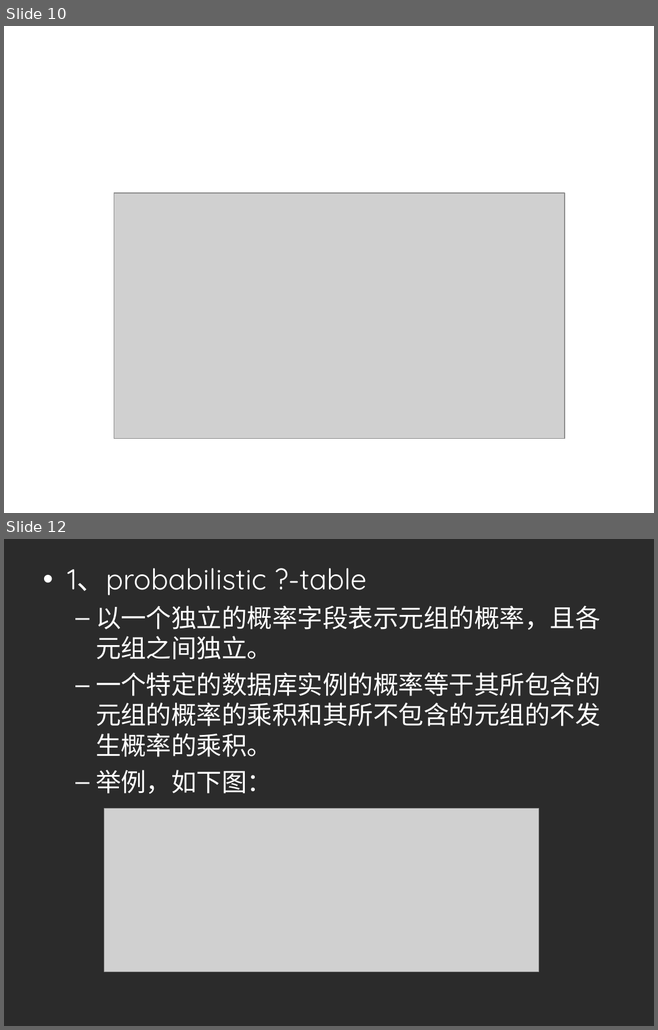
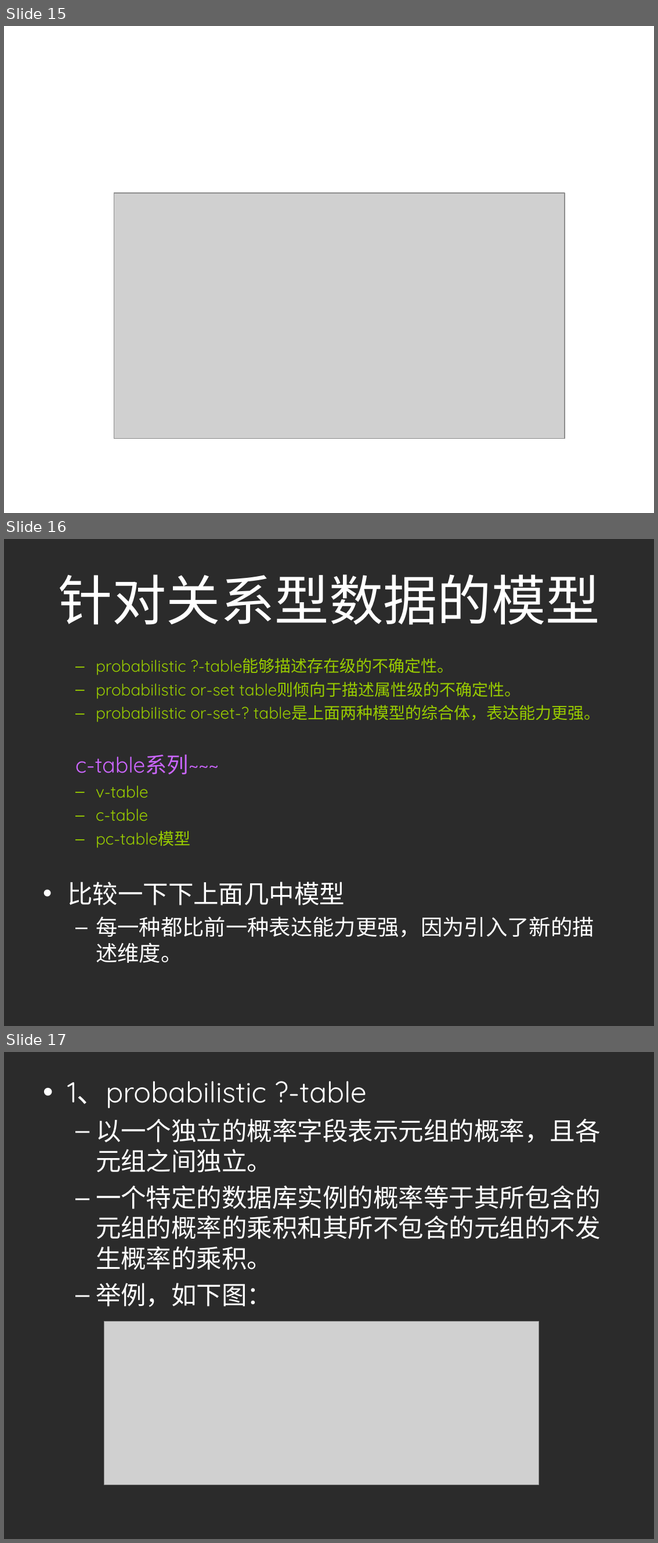
Before and after one commit to HiltonWei/wpstest, a slide deck: branches/江李科/资料整理与读书报告/答辩演示-不确定性数据的模型研究.ppt. Shown one above the other, each under a label of ours: slides 10 and 12 before the commit, slides 15, 16 and 17 after it; the slides between them are not shown. The pictures are 658x1030 and 658x1543 pixels, drawn with LibreOffice and Linux fonts; fonts in the diff are those of the drawing; grey boxes stand for pictures; background and template pictures are left out; a plain dark background stands for a picture behind light text. Boxes give left, top, right and bottom in pixels: in the first picture for what was removed or moved away, otherwise in the second. Text is boxed around its words. In the diff, an @@ line names an element or a change of style, - is before the commit and + after.

```diff
--- a/branches/江李科/资料整理与读书报告/答辩演示-不确定性数据的模型研究.ppt
+++ b/branches/江李科/资料整理与读书报告/答辩演示-不确定性数据的模型研究.ppt
@@ slide 16 added at (4,539,654,1026), background picture (left out) @@
@@ title added at (58,574,599,625), 60 pt, text #FFFFFF @@
+针对关系型数据的模型
@@ text added at (67,658,600,963), 18 pt, text #99CC00 @@
+  – probabilistic ?-table能够描述存在级的不确定性。
+  – probabilistic or-set table则倾向于描述属性级的不确定性。
+  – probabilistic or-set-? table是上面两种模型的综合体，表达能力更强。
+  c-table系列~~~
+  – v-table
+  – c-table
+  – pc-table模型
+• 比较一下下上面几中模型
+  – 每一种都比前一种表达能力更强，因为引入了新的描述维度。
@@ what was slide 10 is now slide 15 @@
@@ what was slide 12 is now slide 17 @@
```
Also in this commit, not shown: 1 slide changed, 4 other slides added.
